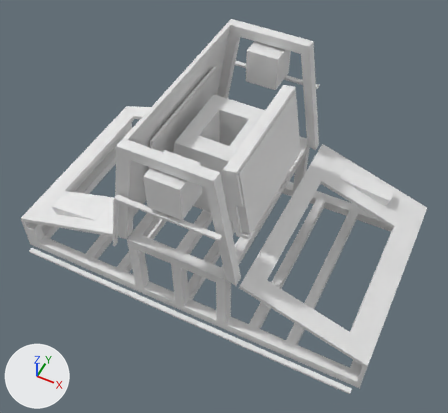
The Blender file arcade.blend: old version first, new version second.
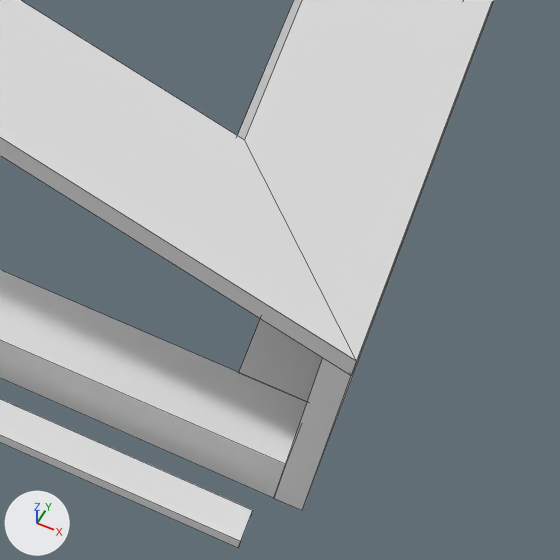
The first picture shows the older version from a camera (50 mm lens) standing at (37.4, -53.0, 105.6) and looking at (1.8, 18.2, 16.6). The close-ups show both versions on the part from 70% to 89% of the width and 75% to 96% of the height of that picture; other places that the commit changed are outside them. Lighting does not change. The marker at lower left points along +X, +Y and +Z. The close-ups show mesh edges as thin lines. The same objects are shown in both versions, whatever each file hides.

In view in the first close-up: 'ACov_L', 'A_L', 'Front_2', 'H_2', 'Hands_2'.
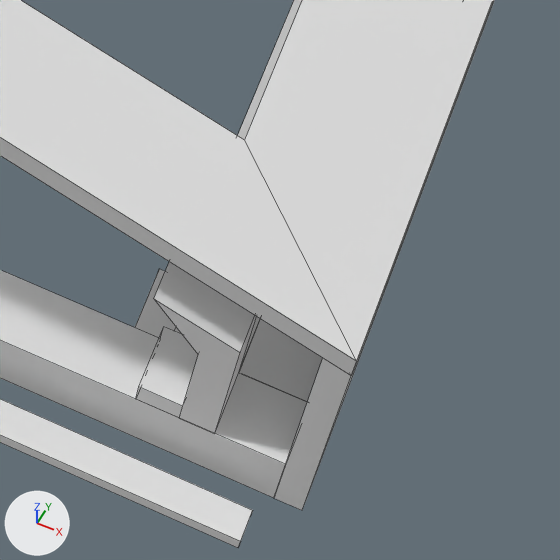
Where the newer file only moved an object's origin or applied its transform, the numbers keep the older frame.

Pixel boxes [x1, y1, x2, y2] of what changed, in the close-ups (560 x 560 px):
'Ang_1_L_2', added: after [136, 262, 257, 433]
'Ang_2_L_2', added: after [135, 269, 260, 371]

Edits to the bpy script that builds the scene:
```text
Add me_cube_093:
    me_cube_093.from_pydata([(-2.0, -2.0, 0.0), (-2.0, -2.0, 2.0), (-2.0, 0.0, 0.0), (-2.0, 0.0, 2.0), (0.0, -2.0, 0.0), (0.0, -2.0, 2.0), (0.0, 0.0, 0.0), (0.0, 0.0, 2.0), (-2.0, -3.0, 0.0), (-2.0, -3.0, 2.0), (0.0, -3.0, 2.0), (0.0, -3.0, 0.0), (-3.0, 0.0, 0.0), (-3.0, -2.0, 0.0), (-3.0, -2.0, 2.0), (-3.0, 0.0, 2.0)], [], [(1, 3, 15, 14), (2, 3, 7, 6), (6, 7, 5, 4), (5, 1, 9, 10), (2, 6, 4, 0), (7, 3, 1, 5), (11, 10, 9, 8), (4, 5, 10, 11), (1, 0, 8, 9), (0, 4, 11, 8), (13, 14, 15, 12), (2, 0, 13, 12), (3, 2, 12, 15), (0, 1, 14, 13)])
Add me_cube_089:
    me_cube_089.from_pydata([(-2.0, -2.0, 0.0), (-4.99, -2.0, 2.36), (-2.0, 0.0, 0.0), (-4.99, 0.0, 2.36), (0.0, -2.0, 0.0), (0.0, -2.0, 2.0), (0.0, 0.0, 0.0), (0.0, 0.0, 2.0), (-2.0, -2.0, 0.31), (-2.0, -2.0, 1.58), (-2.0, 0.0, 1.58), (-2.0, 0.0, 0.31), (-4.5, 0.0, 0.0), (-4.5, -2.0, 0.0), (-4.5, -2.0, 0.31), (-4.5, 0.0, 0.31)], [], [(2, 11, 10, 3, 7, 6), (6, 7, 5, 4), (4, 5, 1, 9, 8, 0), (9, 1, 3, 10), (3, 1, 5, 7), (11, 8, 9, 10), (0, 8, 14, 13), (2, 6, 4, 0), (12, 13, 14, 15), (8, 11, 15, 14), (2, 0, 13, 12), (11, 2, 12, 15)])
Add ob_ang_2_l_2:
    ob_ang_2_l_2 = bpy.data.objects.new('Ang_2_L_2', me_cube_093)
    ob_ang_2_l_2.location = (34.0, 4.6, 0.8)
    ob_ang_2_l_2.rotation_euler = (0.0, 0.0, 4.712)  # degrees (0, 0, 270)
Add ob_ang_1_l_2:
    ob_ang_1_l_2 = bpy.data.objects.new('Ang_1_L_2', me_cube_089)
    ob_ang_1_l_2.location = (34.0, 4.6, 2.8)
    ob_ang_1_l_2.scale = (0.5, 1.0, 2.28)
```
